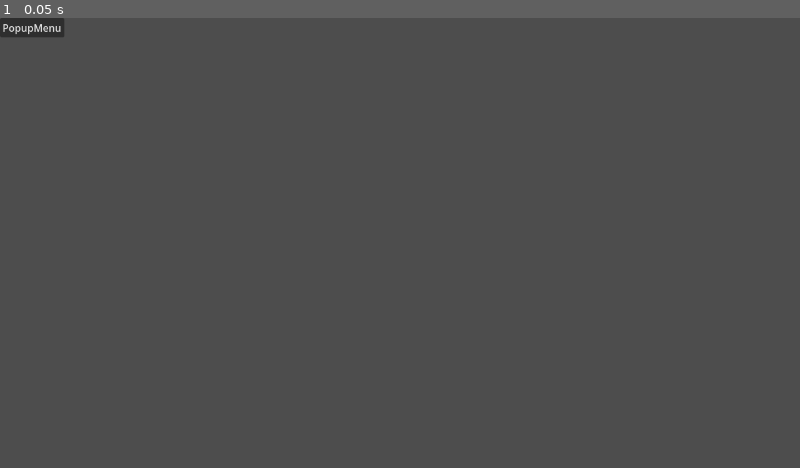
Above: before the commit, frame 1.
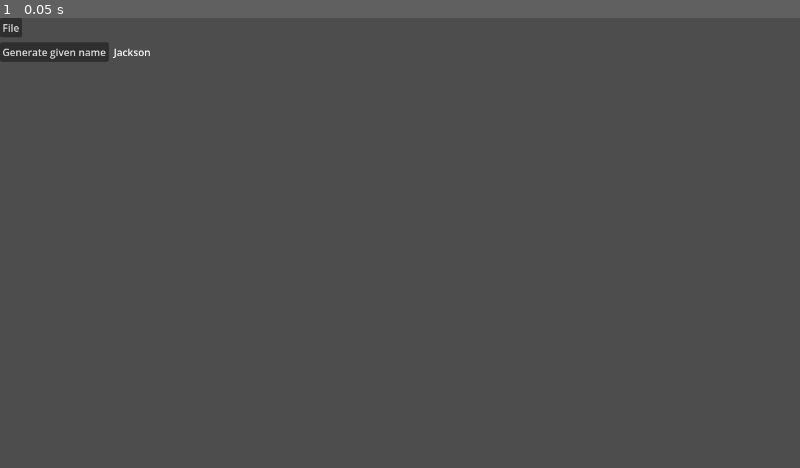
Above: after the commit, the same moment.

Repository: fish-food89/obfuscator89
Game: Godot game, scene res://main.tscn
Same seed, same stepped clock (60 frames per second), same inputs: the game is played once before the commit and once after it.
Inputs:
- Up to frame 1 (0.05 s): no input

The runs differ from the first frame. In frame 1, 0.8% of the frame differs, in the area x 0-19%, y 0-10%.

Commit message:
Adding in placeholders for triggering logic
Starting off with generating given names on a
button click.

Diff:
--- a/src/main.tscn
+++ b/src/main.tscn
@@ -1,4 +1,6 @@
 [gd_scene format=3 uid="uid://cllkh4eps7nc2"]
+
+[sub_resource type="LabelSettings" id="LabelSettings_7dm0k"]
 
 [node name="root" type="Control" unique_id=1939430193]
 layout_mode = 3
@@ -10,10 +12,32 @@
 
 [node name="VBoxContainer" type="VBoxContainer" parent="." unique_id=1893510227]
 layout_mode = 0
-offset_right = 40.0
-offset_bottom = 40.0
+offset_right = 1280.0
+offset_bottom = 66.0
+theme_override_constants/separation = 8
 
 [node name="MenuBar" type="MenuBar" parent="VBoxContainer" unique_id=2009605532]
 layout_mode = 2
 
-[node name="PopupMenu" type="PopupMenu" parent="VBoxContainer/MenuBar" unique_id=1683134648]
+[node name="File" type="PopupMenu" parent="VBoxContainer/MenuBar" unique_id=1683134648]
+oversampling_override = 1.0
+item_count = 1
+item_0/text = "Foo"
+item_0/id = 0
+
+[node name="HFlowContainer" type="HFlowContainer" parent="VBoxContainer" unique_id=1373255356]
+layout_mode = 2
+
+[node name="generate_given_name" type="HBoxContainer" parent="VBoxContainer/HFlowContainer" unique_id=357406472]
+layout_mode = 2
+size_flags_horizontal = 3
+theme_override_constants/separation = 8
+
+[node name="button" type="Button" parent="VBoxContainer/HFlowContainer/generate_given_name" unique_id=113098231]
+layout_mode = 2
+text = "Generate given name"
+
+[node name="output" type="Label" parent="VBoxContainer/HFlowContainer/generate_given_name" unique_id=1334283660]
+layout_mode = 2
+text = "Jackson"
+label_settings = SubResource("LabelSettings_7dm0k")
